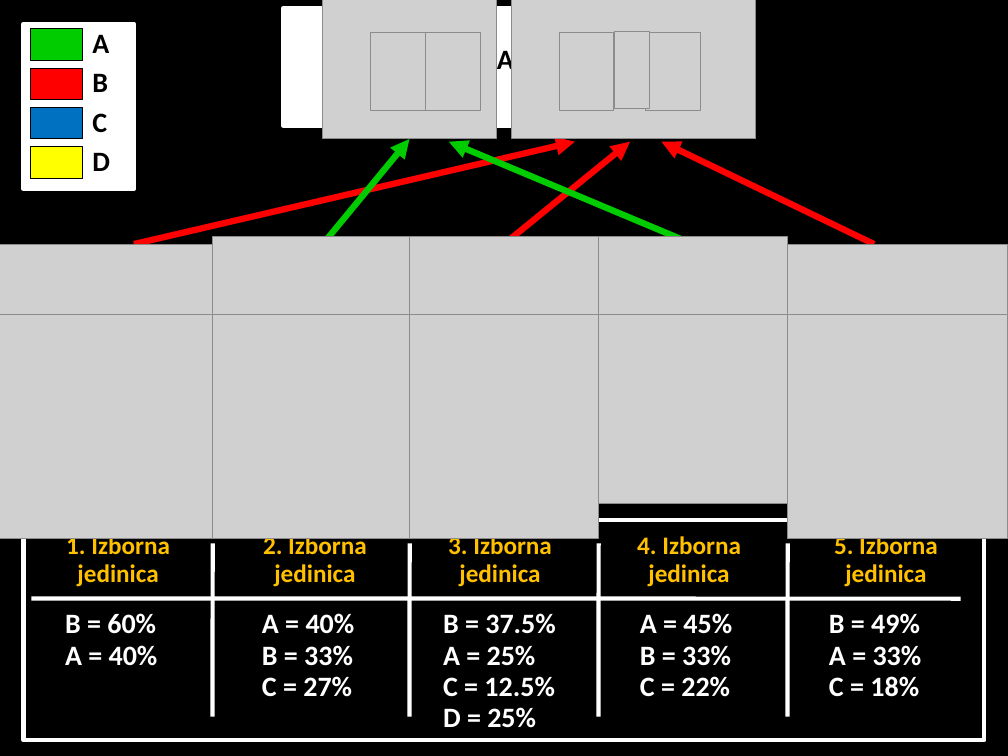
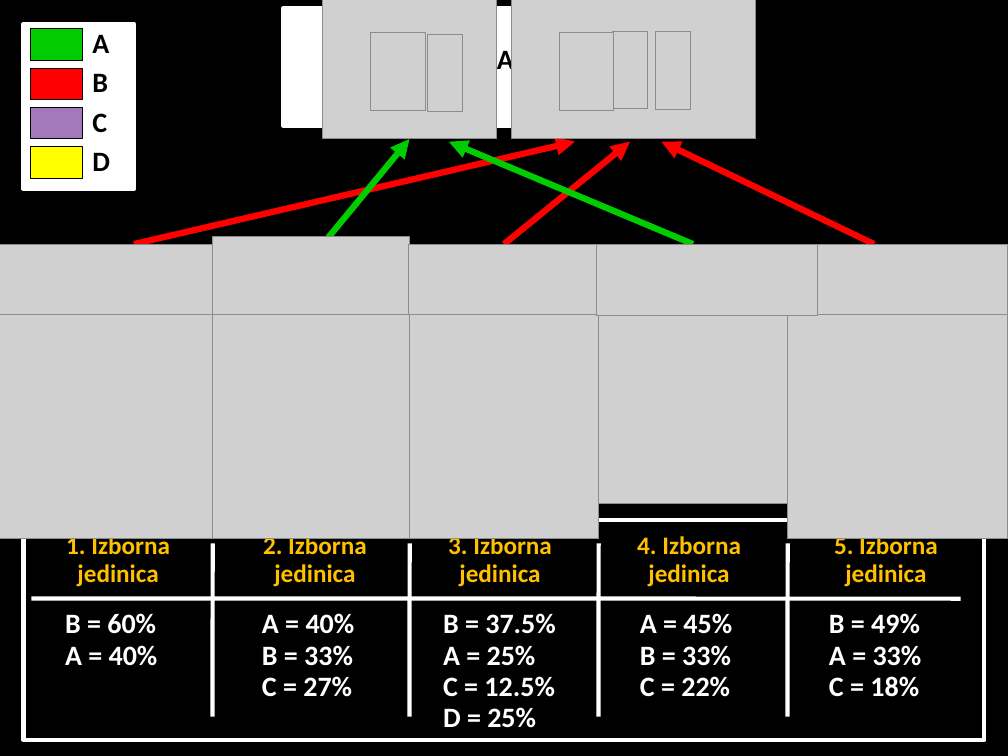
Before and after one commit to srednja-skola/politika, a slide deck: slide 11 of data/pptx/005_izbori.pptx. Drawn at 1008x756 pixels with LibreOffice and Linux fonts; fonts in the diff are those of the drawing; grey boxes stand for pictures. Boxes give left, top, right and bottom in pixels: in the first picture for what was removed or moved away, otherwise in the second. Text is boxed around its words. In the diff, an @@ line names an element or a change of style, - is before the commit and + after.

```diff
--- a/data/pptx/005_izbori.pptx
+++ b/data/pptx/005_izbori.pptx
@@ picture: place and size @@
-picture at (425, 33, 480, 111)
+picture at (427, 34, 463, 112)
@@ picture: place and size @@
-picture at (646, 33, 701, 111)
+picture at (655, 32, 690, 110)
@@ rectangle at (31, 108, 83, 139): fill #0070C0 to #A379BB @@
@@ picture: place and size @@
-picture at (409, 236, 599, 314)
+picture at (408, 244, 629, 314)
@@ picture: place and size @@
-picture at (599, 236, 788, 314)
+picture at (596, 245, 817, 316)
```
Also in this commit, not shown: 30 other slides changed, 1 slide added.
